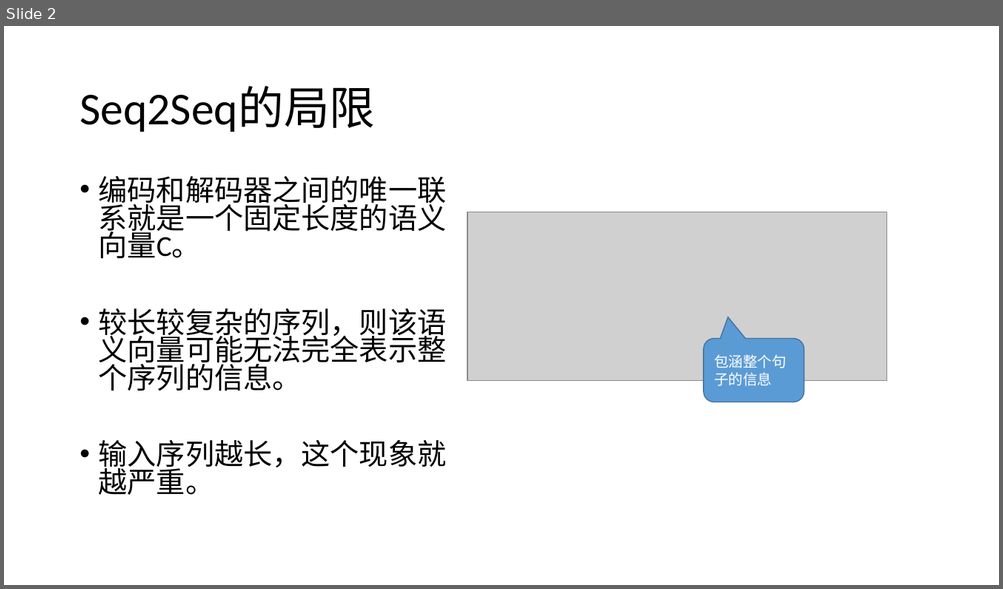
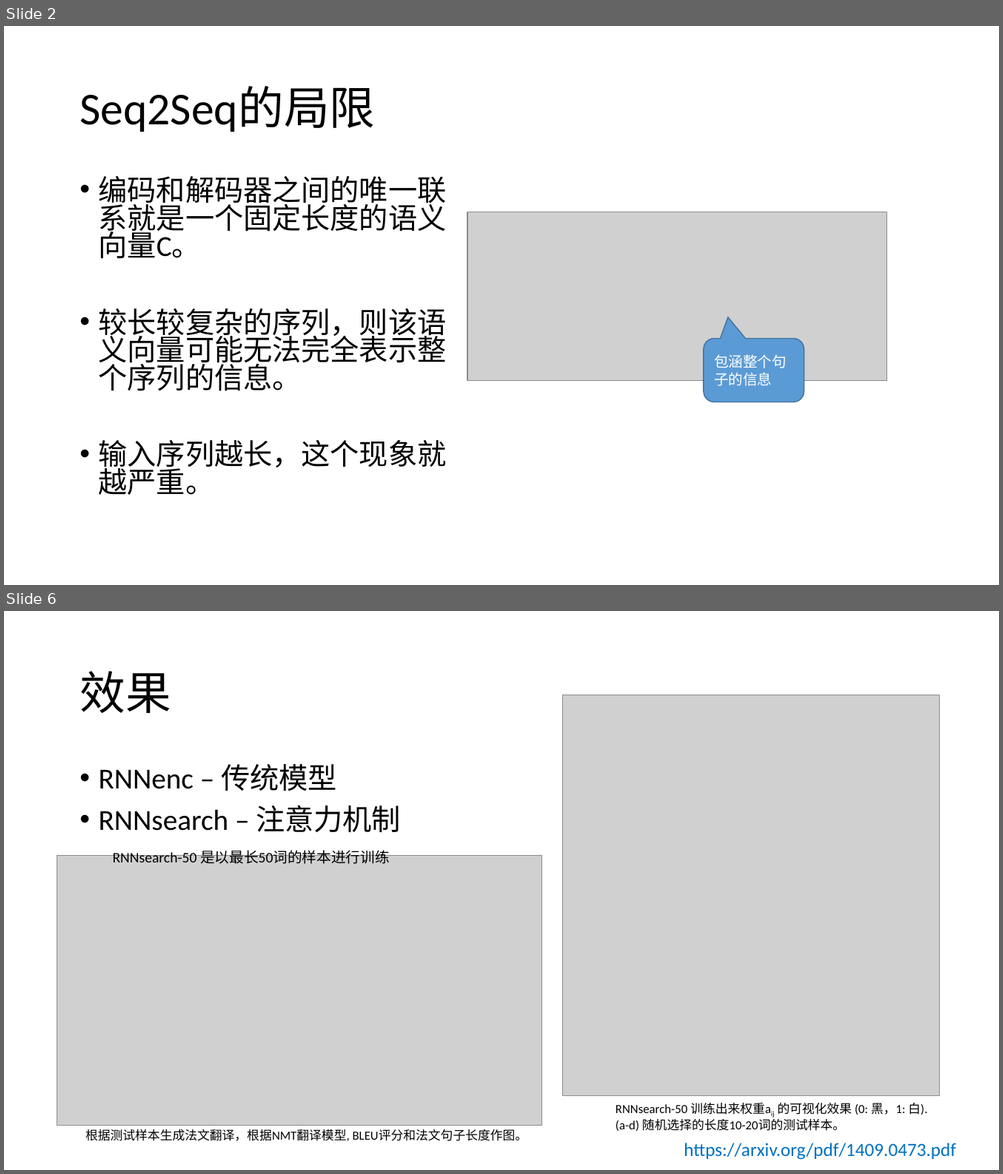
Before and after one commit to foamliu/Learning-DL, a slide deck: nlp/Attention.pptx. Shown one above the other, each under a label of ours: slide 2 before the commit, slides 2 and 6 after it; the slides between them are not shown. The pictures are 1003x589 and 1003x1174 pixels, drawn with LibreOffice and Linux fonts; fonts in the diff are those of the drawing; grey boxes stand for pictures. Boxes give left, top, right and bottom in pixels: in the first picture for what was removed or moved away, otherwise in the second. Text is boxed around its words. In the diff, an @@ line names an element or a change of style, - is before the commit and + after.

```diff
--- a/nlp/Attention.pptx
+++ b/nlp/Attention.pptx
@@ slide 6 added at (4,611,999,1170), background #FFFFFF @@
@@ title added at (79,671,170,713), 44 pt, text #000000 @@
+效果
@@ picture added at (562,695,939,1096) @@
@@ text added at (99,764,401,832), 28 pt, text #000000 @@
+• RNNenc – 传统模型
+• RNNsearch – 注意力机制
@@ text added at (113,847,390,864), 14 pt, text #000000 @@
+RNNsearch-50 是以最长50词的样本进行训练
@@ picture added at (57,856,542,1126) @@
@@ text added at (615,1103,927,1131), 12 pt, text #000000 @@
+RNNsearch-50 训练出来权重aij 的可视化效果 (0: 黑，1: 白).
+(a-d) 随机选择的长度10-20词的测试样本。
@@ text added at (85,1130,528,1142), 12 pt, text #000000 @@
+根据测试样本生成法文翻译，根据NMT翻译模型, BLEU评分和法文句子长度作图。
@@ text added at (683,1143,956,1160), 18 pt, text #0070C0 @@
+https://arxiv.org/pdf/1409.0473.pdf
```
Also in this commit, not shown: 2 slides changed, 4 other slides added, 1 slide removed, 2 other files.
